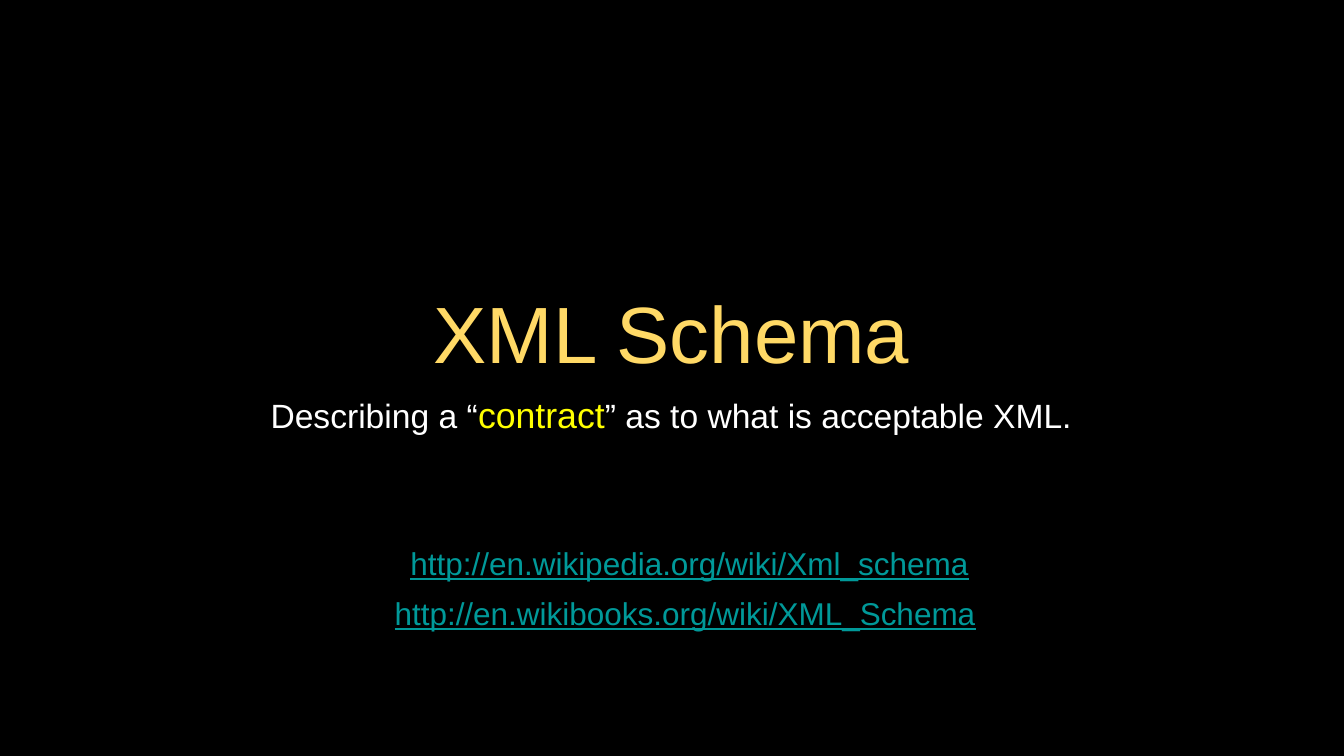
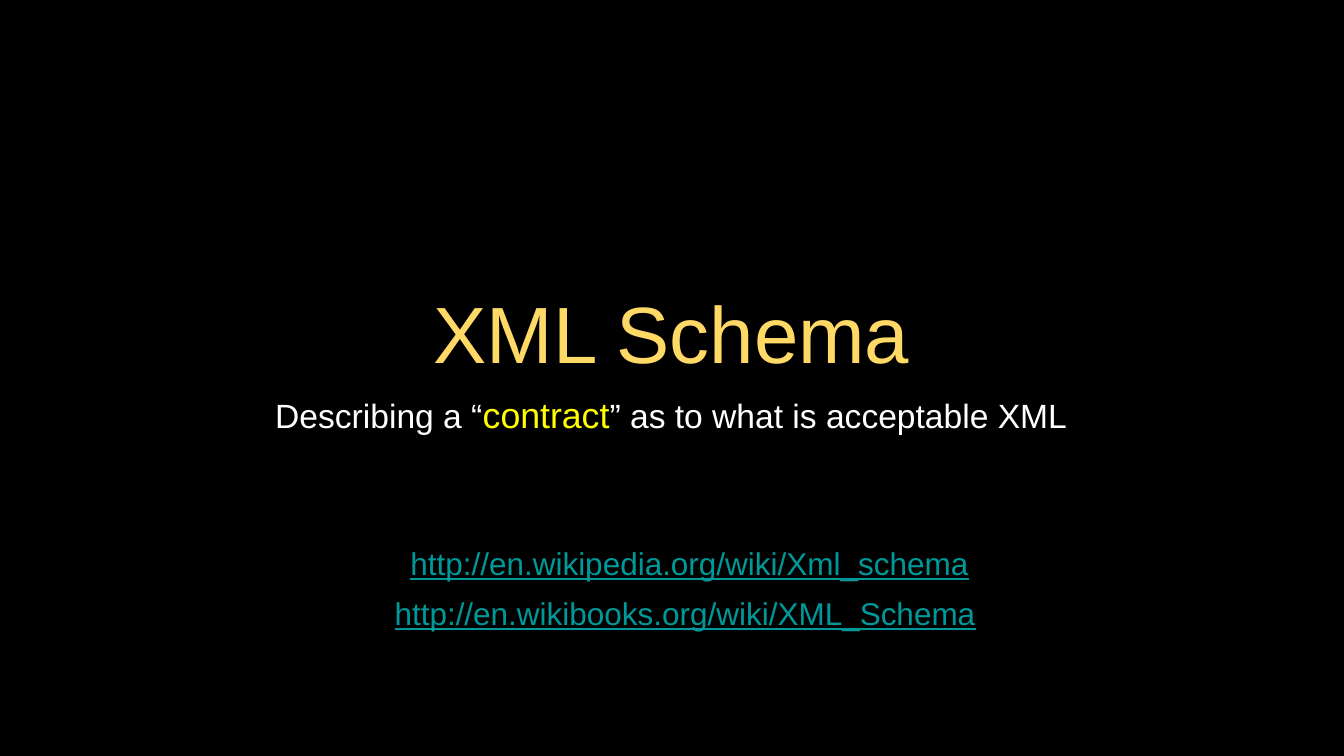
Before and after one commit to csev/py4e, a slide deck: slide 15 of lectures3/Pythonlearn-13-WebServices.pptx. Drawn at 1344x756 pixels with LibreOffice and Linux fonts; fonts in the diff are those of the drawing. Boxes give left, top, right and bottom in pixels: in the first picture for what was removed or moved away, otherwise in the second. Text is boxed around its words. In the diff, an @@ line names an element or a change of style, - is before the commit and + after.

```diff
--- a/lectures3/Pythonlearn-13-WebServices.pptx
+++ b/lectures3/Pythonlearn-13-WebServices.pptx
@@ text at (x1=275, y1=403, x2=1067, y2=435): text changed @@
-Describing a “contract” as to what is acceptable XML.
+Describing a “contract” as to what is acceptable XML
```
Also in this commit, not shown: 26 other slides changed, 1 slide added, 1 slide removed.
